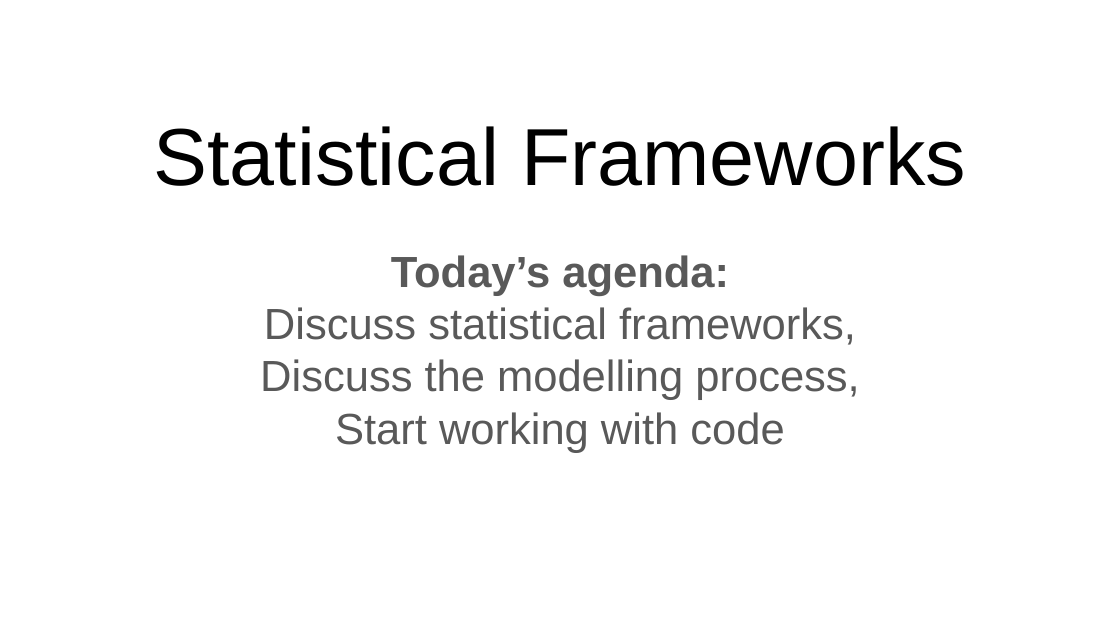
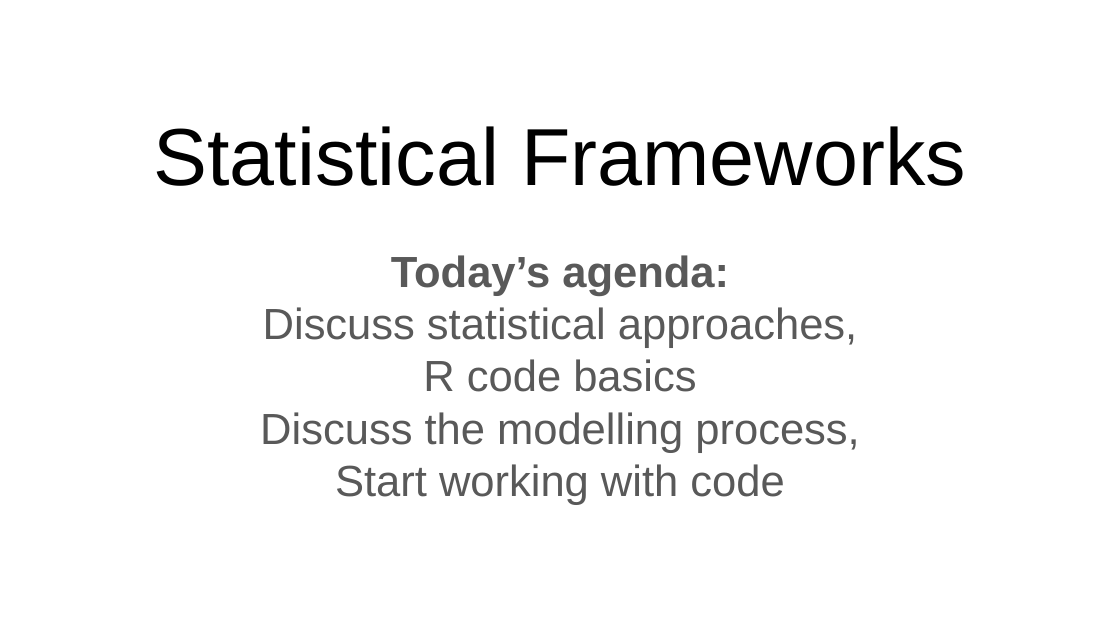
Before and after one commit to bmaitner/biometry_course, a slide deck: slide 1 of lectures/Lecture_03_statistical_frameworks.pptx. Drawn at 1120x630 pixels with LibreOffice and Linux fonts; fonts in the diff are those of the drawing. Boxes give left, top, right and bottom in pixels: in the first picture for what was removed or moved away, otherwise in the second. Text is boxed around its words. In the diff, an @@ line names an element or a change of style, - is before the commit and + after.

```diff
--- a/lectures/Lecture_03_statistical_frameworks.pptx
+++ b/lectures/Lecture_03_statistical_frameworks.pptx
@@ subtitle at [263, 307, 857, 392]: text changed @@
-Discuss statistical frameworks,
+Discuss statistical approaches,
+R code basics
```
Also in this commit, not shown: 14 other slides changed, 34 slides added, 5 slides removed, 1 other file.
